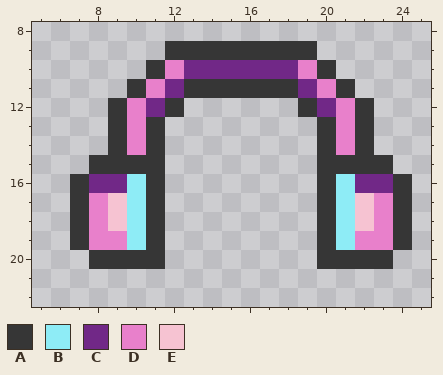
One commit to this pixel-art file: scenes/prologue_scene/assets/alice_headphones.aseprite. That is the earlier state.
32x32 pixels, 1 frame. Shown: x 5..25, y 8..22.
Palette (. is transparent): A #363636  B #8eecf6  C #712887  D #e880cb  E #f6c3d2
After the commit:
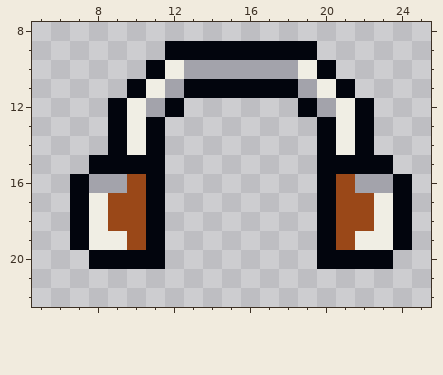
Changes in this commit:
Colour A changes from #363636 to #02050d.
Colour B changes from #8eecf6 to #9a4818.
Colour C changes from #712887 to #a3a3ab.
Colour D changes from #e880cb to #f0eee4.
The author changed colour E to colour B in rows 17 to 18 at x 9 and 22.
Where, in picture pixels (left, top, right, bottom), the same in both pictures:
changed: (70, 41, 412, 269)
